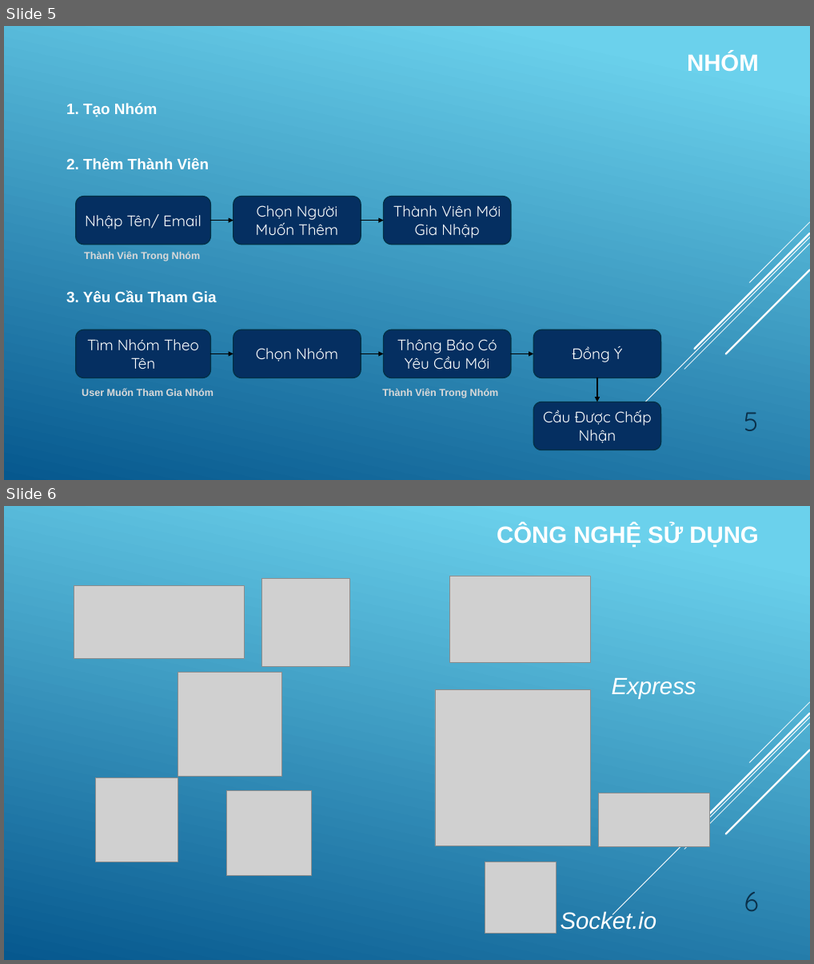
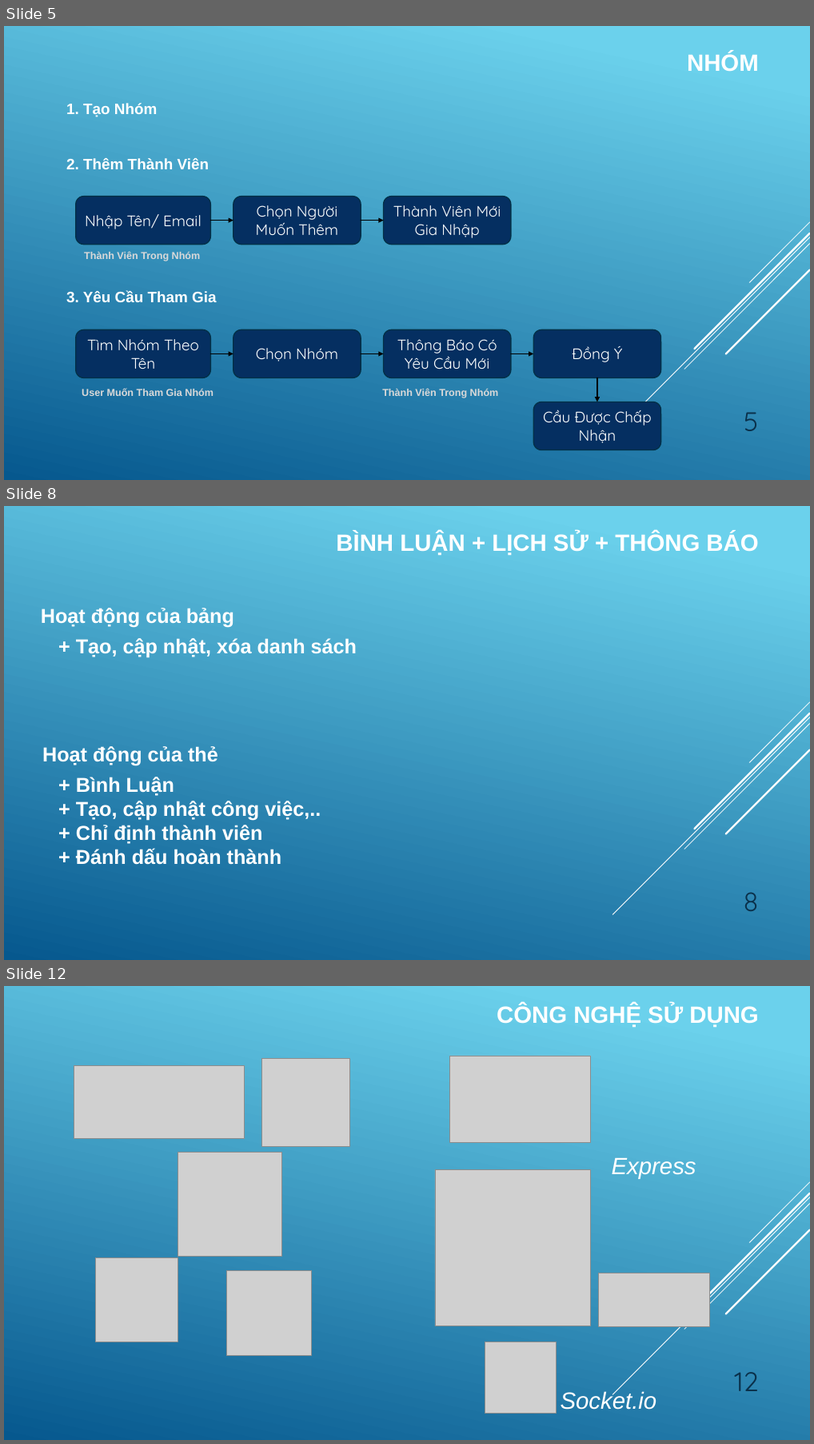
Before and after one commit to quangdat99/btl, a slide deck: Slide.pptx. Shown one above the other, each under a label of ours: slides 5 and 6 before the commit, slides 5, 8 and 12 after it; the slides between them are not shown. The pictures are 814x964 and 814x1444 pixels, drawn with LibreOffice and Linux fonts; fonts in the diff are those of the drawing; grey boxes stand for pictures. Boxes give left, top, right and bottom in pixels: in the first picture for what was removed or moved away, otherwise in the second. Text is boxed around its words. In the diff, an @@ line names an element or a change of style, - is before the commit and + after.

```diff
--- a/Slide.pptx
+++ b/Slide.pptx
@@ slide 8 added at box(4, 506, 810, 960), background gradient #6ED2EB to #06588E; not listed: 5 template elements that a slide beside it also shows @@
@@ text added at box(336, 532, 758, 555), 28 pt, text #FFFFFF, bold @@
+BÌNH LUẬN + LỊCH SỬ + THÔNG BÁO
@@ text added at box(41, 608, 234, 628), 24 pt, text #FFFFFF, bold @@
+Hoạt động của bảng
@@ text added at box(76, 638, 357, 658), 24 pt, text #FFFFFF, bold @@
++ Tạo, cập nhật, xóa danh sách
@@ text added at box(42, 746, 218, 765), 24 pt, text #FFFFFF, bold @@
+Hoạt động của thẻ
@@ text added at box(76, 776, 321, 864), 24 pt, text #FFFFFF, bold @@
++ Bình Luận
++ Tạo, cập nhật công việc,..
++ Chỉ định thành viên
++ Đánh dấu hoàn thành
@@ page number added at box(744, 892, 759, 911), 32 pt, text #0A304A @@
+8
@@ what was slide 6 is now slide 12 @@
@@ page number at box(734, 1372, 758, 1391): text changed @@
-6
+12
```
Also in this commit, not shown: 4 slides changed, 4 other slides added, 5 slides removed.
